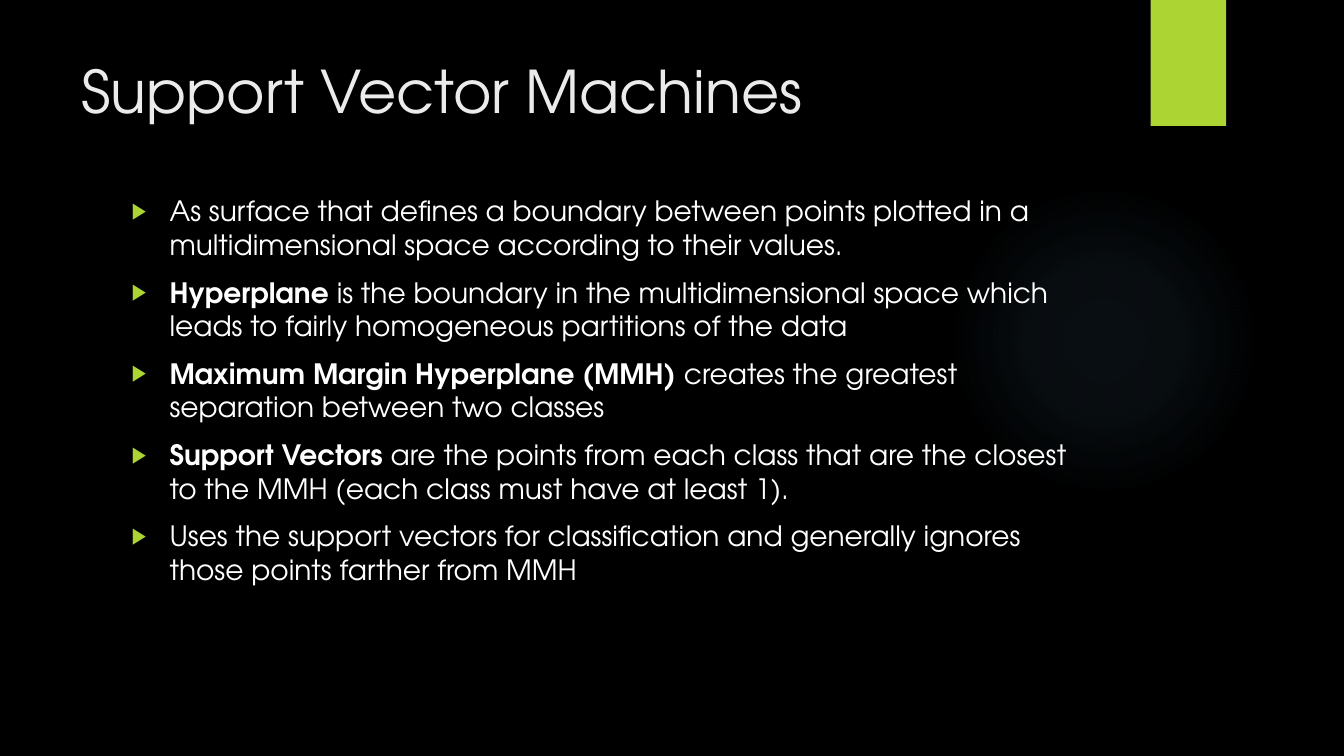
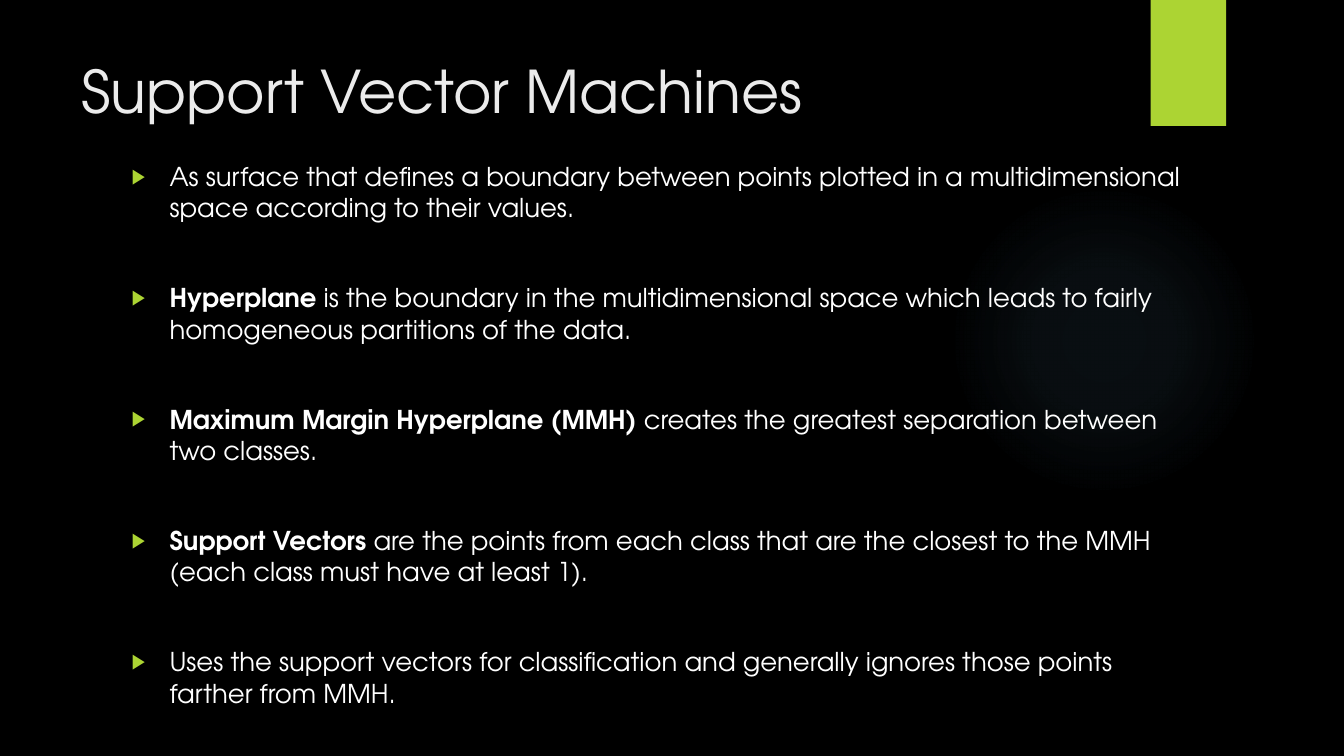
Before and after one commit to codyhock/Senior-Project, a slide deck: slide 23 of CHOCKfinal.pptx (slide 21 before the commit). Drawn at 1344x756 pixels with LibreOffice and Linux fonts; fonts in the diff are those of the drawing; background and template pictures are left out. Boxes give left, top, right and bottom in pixels: in the first picture for what was removed or moved away, otherwise in the second. Text is boxed around its words. In the diff, an @@ line names an element or a change of style, - is before the commit and + after.

```diff
--- a/CHOCKfinal.pptx
+++ b/CHOCKfinal.pptx
@@ text "As surface that defines a ...": place and size @@
-text "As surface that defines a ..." at [170,200,1066,586]
+text "As surface that defines a ..." at [170,167,1180,704]
@@ text at [170,167,1180,587]: size 20 to 18.5 pt in "As surface that defines a boundary between ...", "Support Vectors are the points from each ..." @@
@@ text at [170,287,1157,461]: text changed; size 20 to 18.5 pt @@
-▶ Hyperplane is the boundary in the multidimensional space which leads to fairly homogeneous partitions of the data
-▶ Maximum Margin Hyperplane (MMH) creates the greatest separation between two classes
+▶ Hyperplane is the boundary in the multidimensional space which leads to fairly homogeneous partitions of the data.
+▶ Maximum Margin Hyperplane (MMH) creates the greatest separation between two classes.
@@ text at [170,652,1112,704]: text changed; size 20 to 18.5 pt @@
-▶ Uses the support vectors for classification and generally ignores those points farther from MMH
+▶ Uses the support vectors for classification and generally ignores those points farther from MMH.
```
Also in this commit, not shown: 4 other slides changed, 6 slides added, 3 slides removed, 3 other files.
